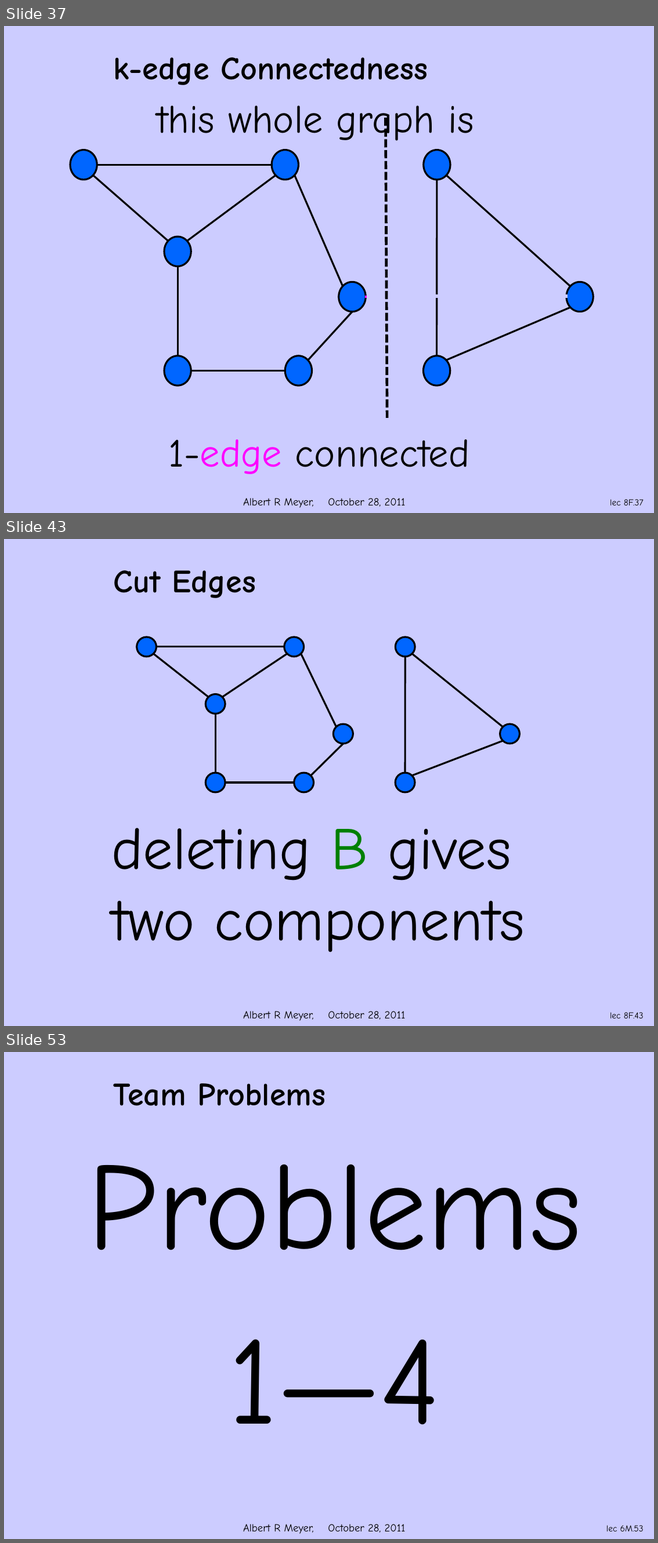
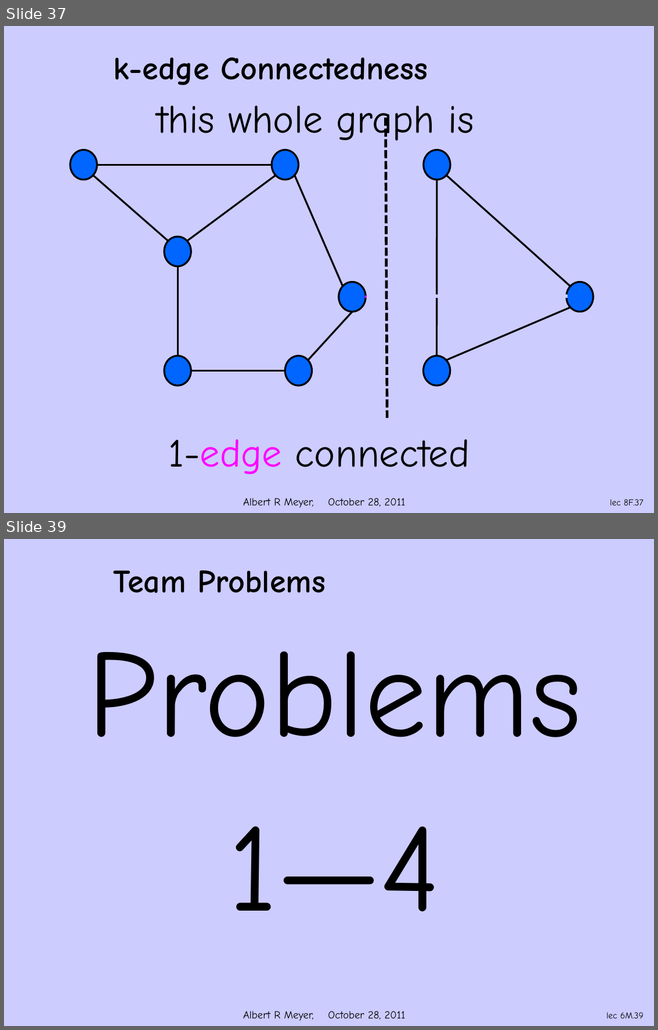
Before and after one commit to armeyer/mcs_web, a slide deck: fall11/slidesF11/slides8f.pptx. Shown one above the other, each under a label of ours: slides 37, 43 and 53 before the commit, slides 37 and 39 after it; the slides between them are not shown. The pictures are 658x1543 and 658x1030 pixels, drawn with LibreOffice and Linux fonts; fonts in the diff are those of the drawing; background and template pictures are left out. Boxes give left, top, right and bottom in pixels: in the first picture for what was removed or moved away, otherwise in the second. Text is boxed around its words. In the diff, an @@ line names an element or a change of style, - is before the commit and + after.

```diff
--- a/fall11/slidesF11/slides8f.pptx
+++ b/fall11/slidesF11/slides8f.pptx
@@ slide 43 removed at [4,539,654,1026], background #CCCCFF; not listed: 1 template element that a slide beside it also shows @@
@@ title removed at [114,570,256,598] @@
-Cut Edges
@@ ellipse removed at [136,637,156,657] @@
@@ ellipse removed at [284,637,303,657] @@
@@ ellipse removed at [395,637,415,657] @@
@@ line removed from (154, 654) to (208, 697) @@
@@ line removed from (284, 647) to (156, 647) @@
@@ line removed from (222, 697) to (286, 654) @@
@@ line removed from (301, 654) to (336, 727) @@
@@ line removed from (405, 657) to (405, 773) @@
@@ line removed from (412, 654) to (502, 727) @@
@@ ellipse removed at [205,694,225,714] @@
@@ line removed from (215, 714) to (215, 773) @@
@@ ellipse removed at [333,724,353,744] @@
@@ ellipse removed at [500,724,519,744] @@
@@ line removed from (311, 776) to (343, 744) @@
@@ line removed from (502, 741) to (412, 776) @@
@@ ellipse removed at [205,773,225,792] @@
@@ ellipse removed at [294,773,313,792] @@
@@ ellipse removed at [395,773,415,792] @@
@@ line removed from (225, 783) to (294, 783) @@
@@ text removed at [111,828,525,953] @@
-deleting B gives
-two components
@@ page number removed at [610,1012,643,1019] @@
-lec 8F.43
@@ what was slide 53 is now slide 39 @@
@@ page number at [606,1012,643,1019]: text changed @@
-lec 6M.53
+lec 6M.39
```
Also in this commit, not shown: 1 slide changed, 13 other slides removed, 10 other files.
